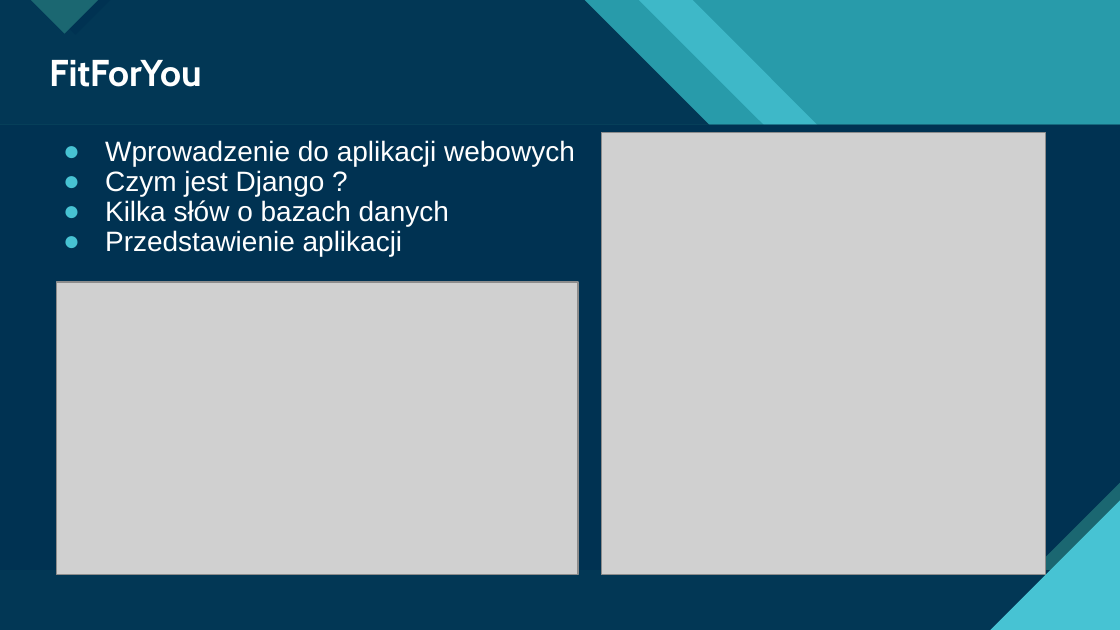
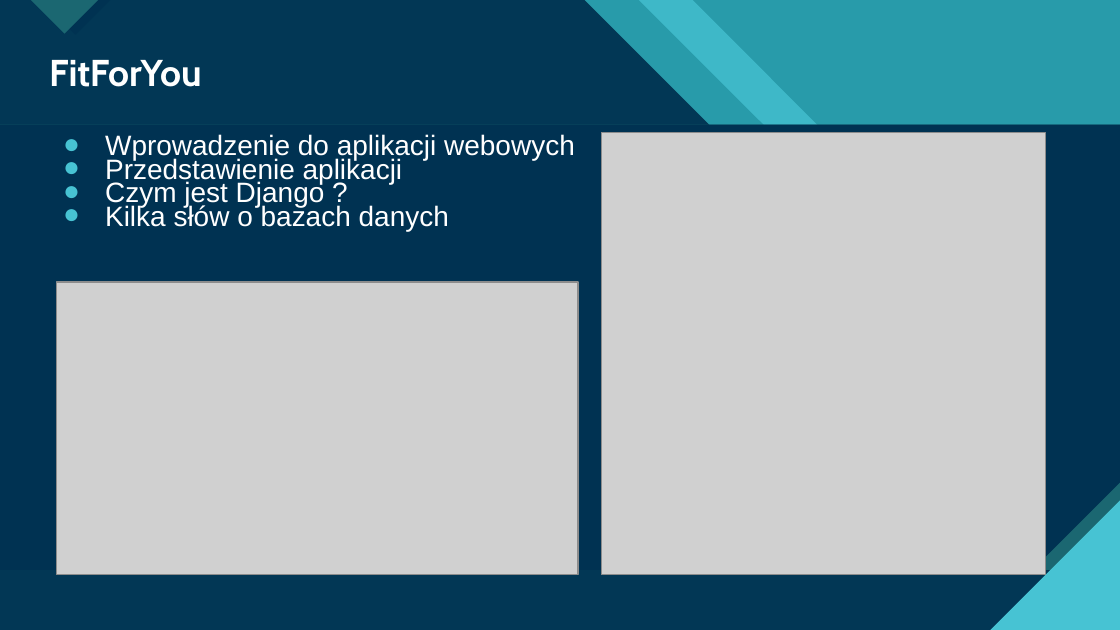
Before and after one commit to kacperzemla/Django-zadania, a slide deck: slide 2 of FitForYou.pptx. Drawn at 1120x630 pixels with LibreOffice and Linux fonts; fonts in the diff are those of the drawing; grey boxes stand for pictures. Boxes give left, top, right and bottom in pixels: in the first picture for what was removed or moved away, otherwise in the second. Text is boxed around its words. In the diff, an @@ line names an element or a change of style, - is before the commit and + after.

```diff
--- a/FitForYou.pptx
+++ b/FitForYou.pptx
@@ text at [105, 134, 575, 231]: line spacing 0.9 to 0.7 @@
@@ text at [105, 157, 403, 184]: paragraph added @@
+● Przedstawienie aplikacji
@@ text at [105, 230, 403, 257]: paragraph removed @@
-● Przedstawienie aplikacji
```
Also in this commit, not shown: 3 other slides changed.
